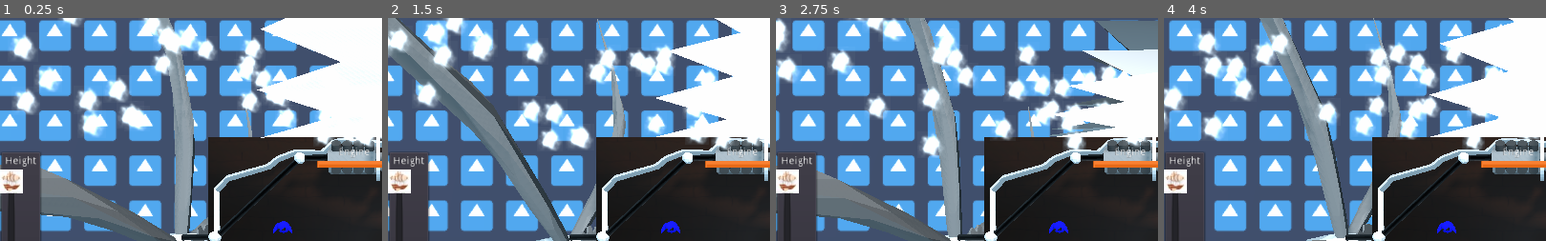
Above: before the commit, frames 1-4 (left to right).
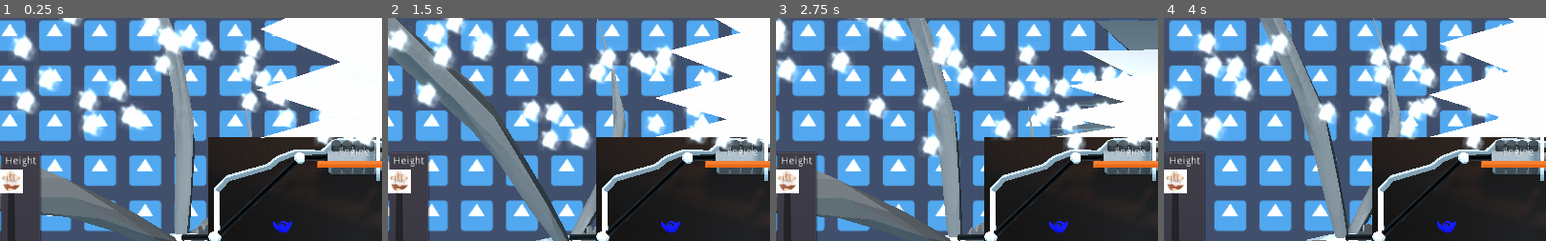
Above: after the commit, the same moments.

Repository: phkeese/WorkingTItle
Game: Godot game, scene res://scenes/game/game.tscn
Two runs of this game, one before a commit and one after it. Both use one fixed random seed, a clock stepped at 60 frames per second and the inputs below. The engine's default icon, where the game draws it, is replaced by a stand-in: a white triangle on a blue panel in a dark square.
Inputs (mouse positions are % of the whole screen's width and height, from its top left):
- Up to frame 1 (0.25 s): no input
- Up to frame 2 (1.5 s): tap Enter (ui_accept) at 0.5, 0.77, 1.07 s; move the mouse to (72, 45) at 0.52 s; hold D (player_1_right) 0.53-1.28 s; tap Space (player_1_interact) at 0.6, 1.35 s; click (72, 45) at 0.67 s; move the mouse to (30, 55) at 1.27 s; hold S (player_1_down) from 1.28 s (still down)
- Up to frame 3 (2.75 s): tap Enter (ui_accept) at 1.52, 1.82 s; move the mouse to (60, 28) at 2.02 s; release S (player_1_down) at 2.03 s; hold D (player_1_right) from 2.03 s (still down); tap Space (player_1_interact) at 2.1 s
- Up to frame 4 (4 s): move the mouse to (45, 70) at 2.77 s; release D (player_1_right) at 2.78 s; hold W (player_1_up) 2.78-3.53 s; tap Space (player_1_interact) at 2.85, 3.6 s; click (45, 70) at 2.92 s; tap Enter (ui_accept) at 3.02, 3.32, 3.77 s; move the mouse to (80, 65) at 3.52 s; hold A (player_1_left) from 3.53 s (still down)
The pictures show only the part of the screen within x 0-50%, y 1-51%; the shares and areas given below are measured in that part.

The runs differ from the first frame. In frame 1, less than 0.1% of the frame differs, in the area x 71-77%, y 91-97%; in frame 2, less than 0.1%; in frame 3, less than 0.1%; in frame 4, less than 0.1%.
Error in both runs: Assertion failed. (res://addons/multiplayer/NetworkGame.gd:84)

Commit message:
rotate player to movement

Diff:
--- a/assets/models/char_v1/char_v1.tscn
+++ b/assets/models/char_v1/char_v1.tscn
@@ -5,3 +5,12 @@
 
 [node name="char_v1" instance=ExtResource( 2 )]
 script = ExtResource( 1 )
+
+[node name="Icosphere001" parent="." index="0"]
+transform = Transform( 0.5, 1.25172e-07, 8.14604e-08, 8.14603e-08, 8.9407e-08, -0.5, -1.25172e-07, 0.5, 5.96046e-08, 0, 0.737921, 0 )
+
+[node name="Icosphere002" parent="." index="1"]
+transform = Transform( 0.5, 1.25172e-07, 8.14604e-08, 8.14603e-08, 8.9407e-08, -0.5, -1.25172e-07, 0.5, 5.96046e-08, 0, 0.737921, 0 )
+
+[node name="Icosphere003" parent="." index="2"]
+transform = Transform( 0.5, 1.25172e-07, 8.14604e-08, 8.14603e-08, 8.9407e-08, -0.5, -1.25172e-07, 0.5, 5.96046e-08, 0, 0.737921, 0 )
--- a/scenes/player/player.gd
+++ b/scenes/player/player.gd
@@ -1,6 +1,7 @@
 class_name Player
 extends KinematicBody
 signal interacted(player, item)
+
 
 export var speed := 1.0
 export var gravity := 9.81
@@ -8,6 +9,7 @@
 
 var color setget set_color
 var item : Spatial setget _set_item
+var last_pos : Vector3
 
 
 func _network_ready(is_source):
@@ -23,6 +25,7 @@
 	var up := Input.get_action_strength("player_1_up") - Input.get_action_strength("player_1_down")
 	var movement := Vector3.RIGHT * right + Vector3.FORWARD * up + Vector3.DOWN * gravity
 	move_and_slide(movement * speed, Vector3.UP, true)
+	rpc("turn_towards", Vector3(right, 0, -up))
 
 
 func _process(delta: float) -> void:
@@ -54,3 +57,8 @@
 	if item:
 		item.get_node("Sync").remove()
 		item = null
+
+
+remotesync func turn_towards(local: Vector3):
+	var angle := atan2(local.z, local.x)
+	$char_v1.look_at(to_global(local), Vector3.UP)
--- a/scenes/player/player.tscn
+++ b/scenes/player/player.tscn
@@ -21,7 +21,7 @@
 script = ExtResource( 2 )
 initial = PoolStringArray( "color" )
 synced = PoolStringArray( "global_transform", "item" )
-unreliable_synced = PoolStringArray( "position" )
+unreliable_synced = PoolStringArray( "position", "last_pos" )
 process_only_network_master = true
 
 [node name="CollisionShape" type="CollisionShape" parent="."]
@@ -34,3 +34,5 @@
 
 [node name="Hands" type="Position3D" parent="."]
 transform = Transform( 1, 0, 0, 0, 1, 0, 0, 0, 1, 0, 1.52085, 0 )
+
+[node name="Pointer" type="Position3D" parent="."]
